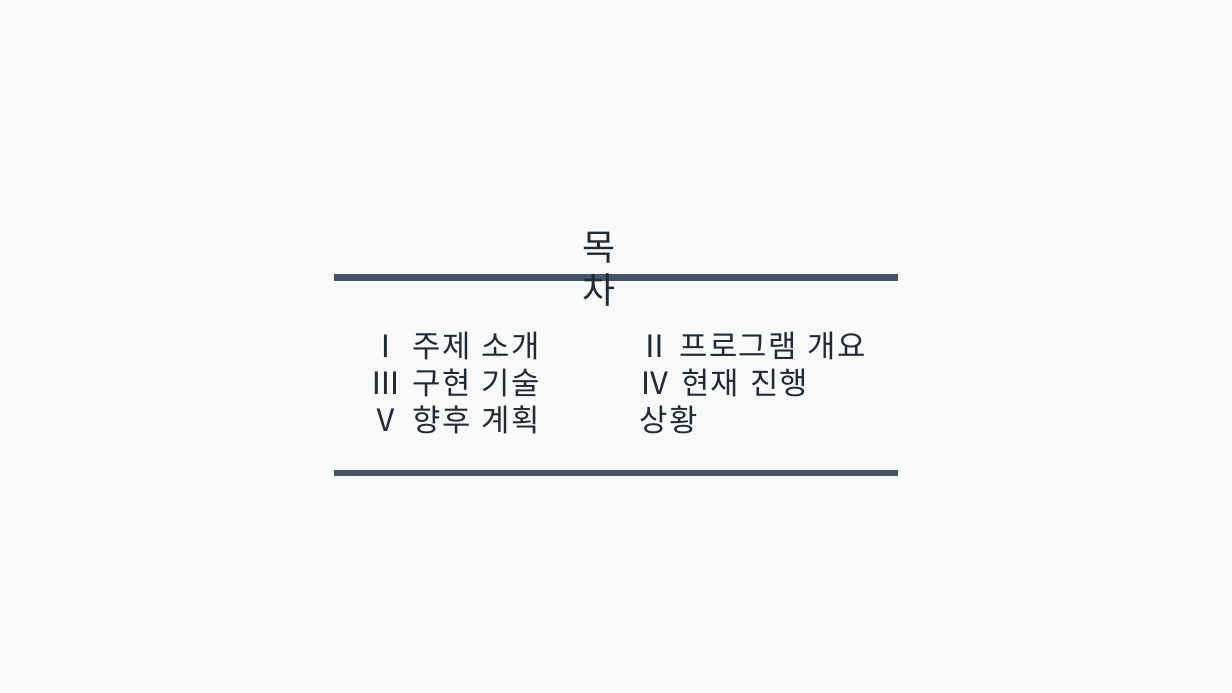
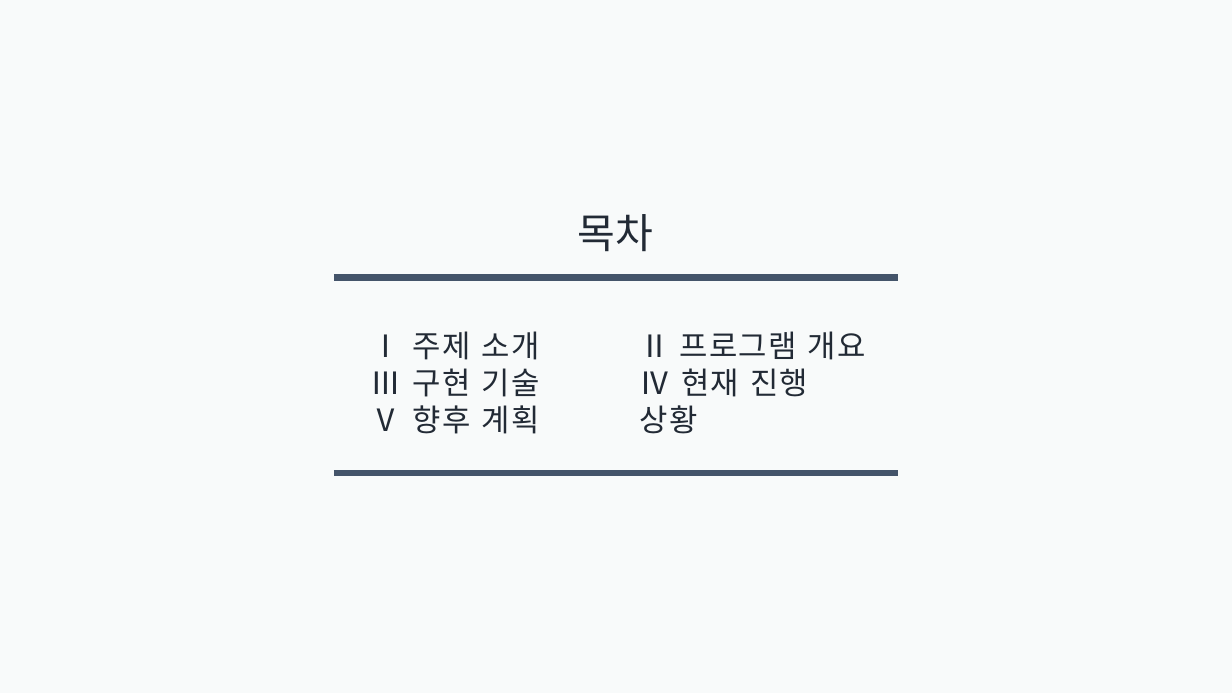
Before and after one commit to inwoo2ya/wormgame, a slide deck: slide 2 of 중간발표.pptx. Drawn at 1232x693 pixels with LibreOffice and Linux fonts; fonts in the diff are those of the drawing. Boxes give left, top, right and bottom in pixels: in the first picture for what was removed or moved away, otherwise in the second. Text is boxed around its words. In the diff, an @@ line names an element or a change of style, - is before the commit and + after.

```diff
--- a/중간발표.pptx
+++ b/중간발표.pptx
@@ text "목차": place and size @@
-text "목차" at bbox=[583, 231, 616, 306]
+text "목차" at bbox=[578, 214, 654, 252]
@@ text "목차" at bbox=[578, 214, 654, 252]: size 28 to 32 pt @@
```
Also in this commit, not shown: 18 other slides changed.
